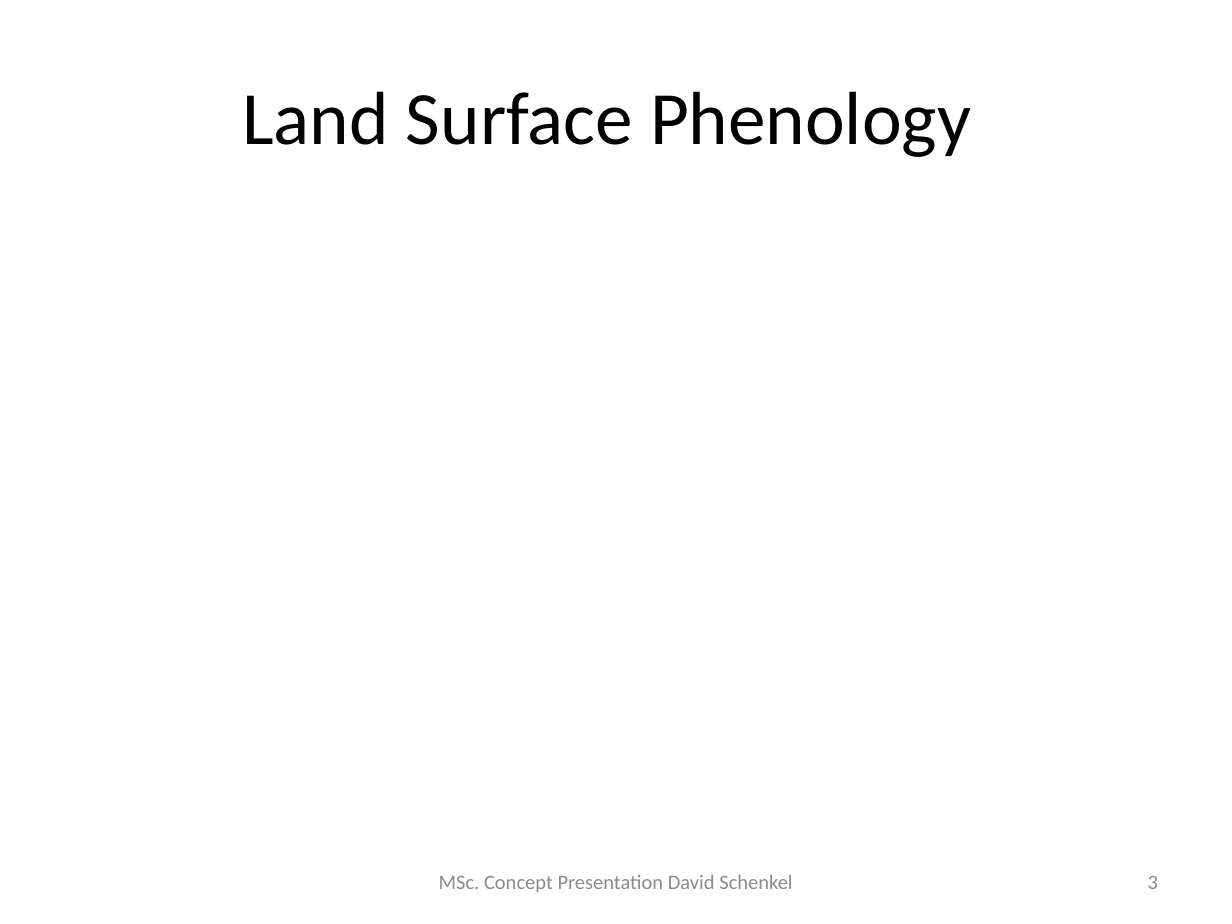
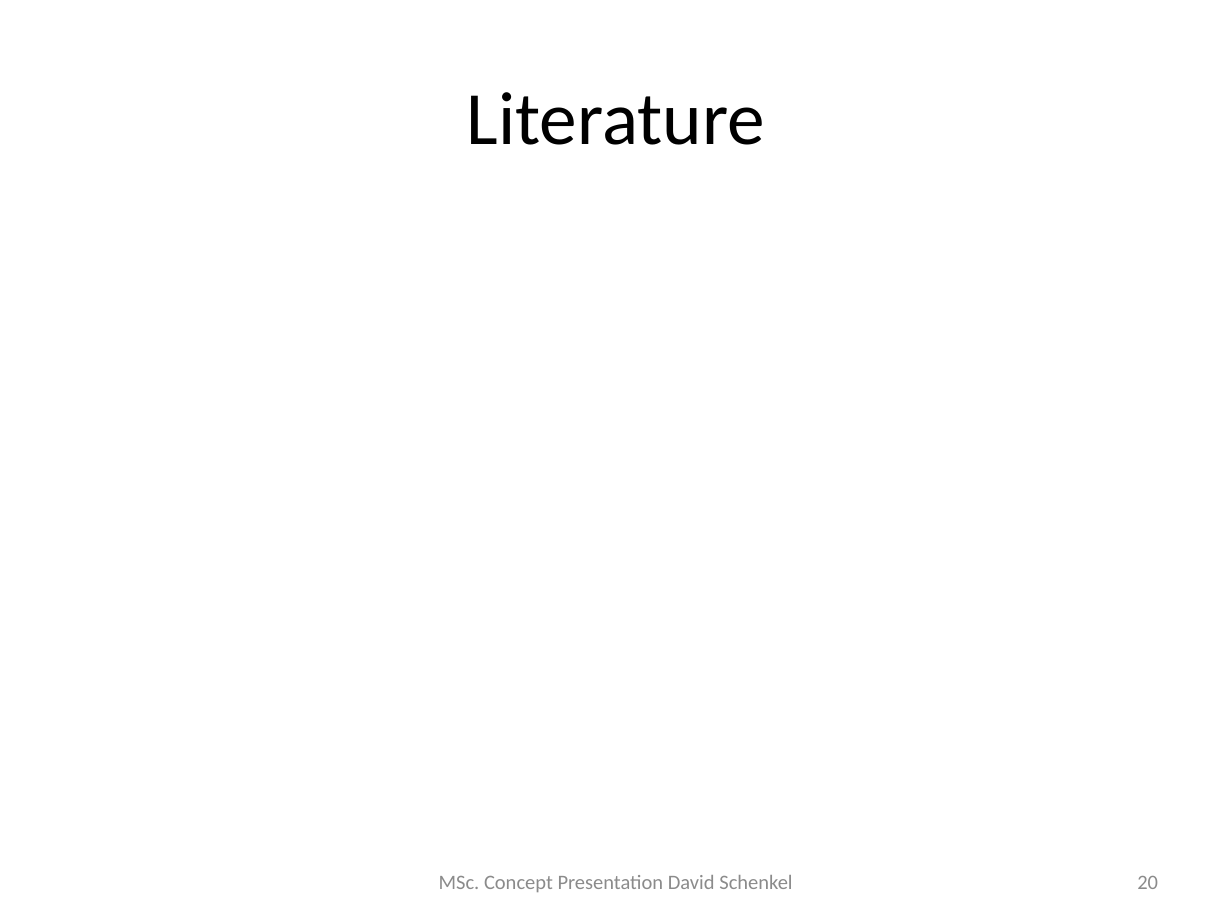
Before and after one commit to dschenkel/geo511, a slide deck: slide 20 of concept_presentation.pptx (slide 3 before the commit). Drawn at 1232x924 pixels with LibreOffice and Linux fonts; fonts in the diff are those of the drawing. Boxes give left, top, right and bottom in pixels: in the first picture for what was removed or moved away, otherwise in the second. Text is boxed around its words. In the diff, an @@ line names an element or a change of style, - is before the commit and + after.

```diff
--- a/concept_presentation.pptx
+++ b/concept_presentation.pptx
@@ title at [467, 92, 765, 145]: text changed @@
-Land Surface Phenology
+Literature
@@ page number at [1137, 876, 1158, 889]: text changed @@
-3
+20
```
Also in this commit, not shown: 19 other slides changed, 2 slides added, 13 other files.
